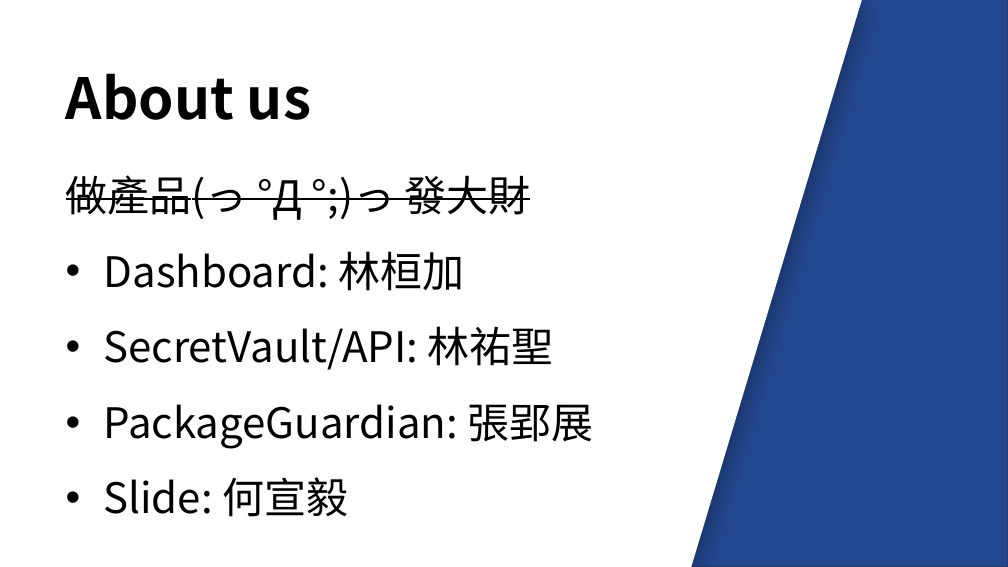
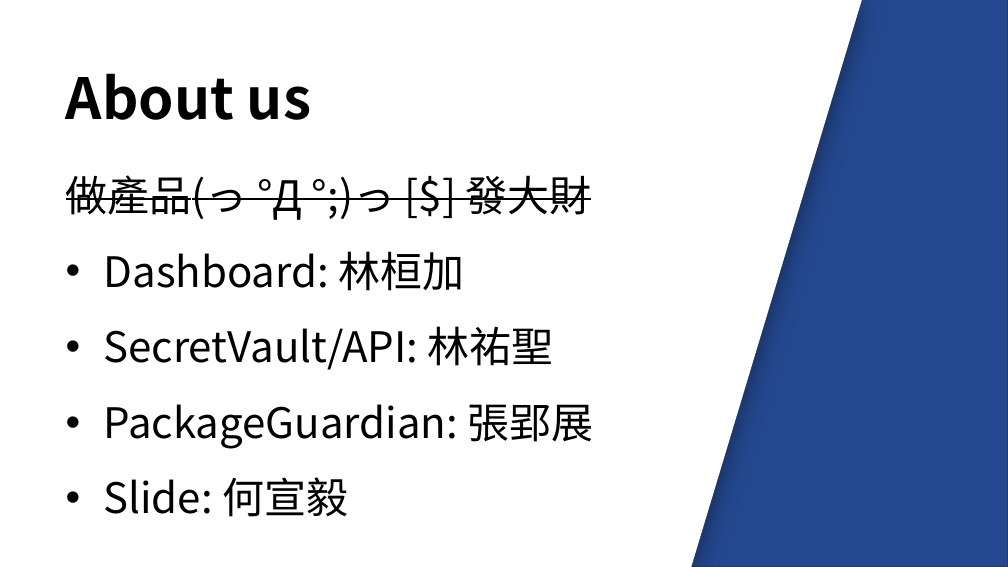
Before and after one commit to twinklestar03/AIS3-Dragon, a slide deck: slide 2 of Slide/AIS3 dragon security .pptx. Drawn at 1008x567 pixels with LibreOffice and Linux fonts; fonts in the diff are those of the drawing; background and template pictures are left out. Boxes give left, top, right and bottom in pixels: in the first picture for what was removed or moved away, otherwise in the second. Text is boxed around its words. In the diff, an @@ line names an element or a change of style, - is before the commit and + after.

Commit message:
Update Content

```diff
--- a/Slide/AIS3 dragon security .pptx
+++ b/Slide/AIS3 dragon security .pptx
@@ text at (66, 175, 592, 220): text changed @@
-做產品(っ °Д °;)っ 發大財
+做產品(っ °Д °;)っ [$] 發大財
```
